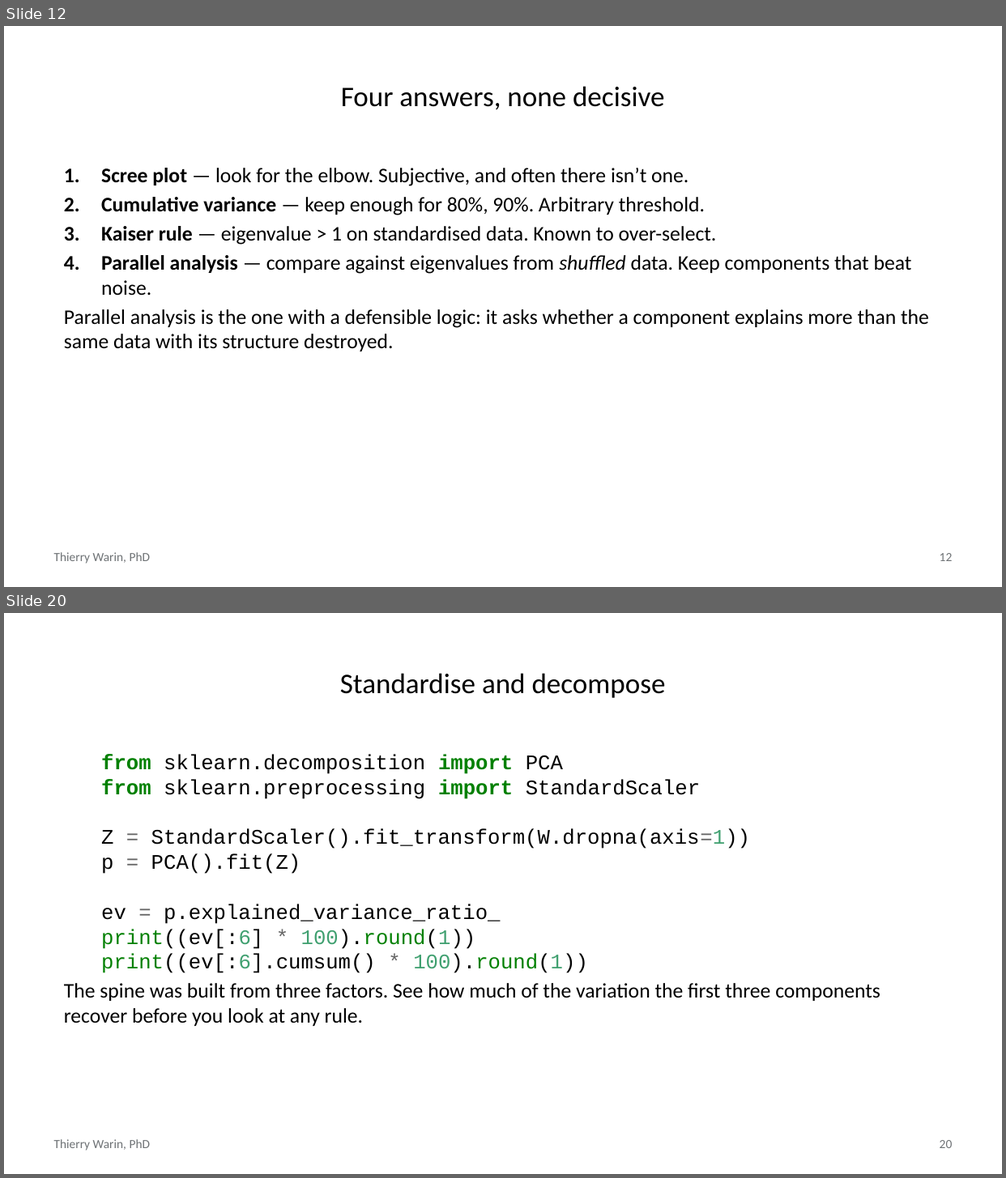
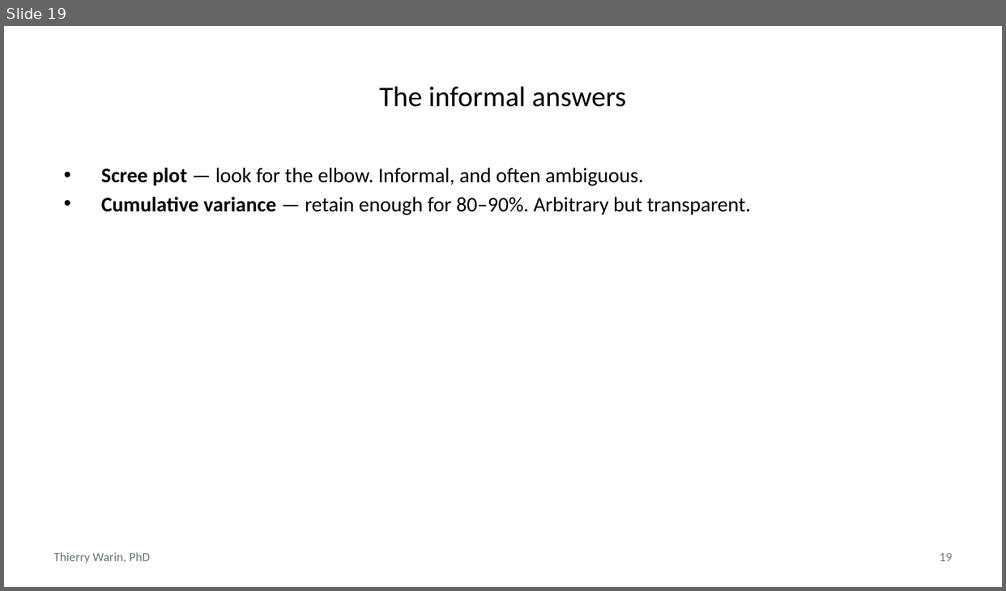
Before and after one commit to warint/quantitative-methods, a slide deck: 08-pca-and-factor-models/slides.pptx. Shown one above the other, each under a label of ours: slides 12 and 20 before the commit, slide 19 after it; the slides between them are not shown. The pictures are 1006x1178 and 1006x591 pixels, drawn with LibreOffice and Linux fonts; fonts in the diff are those of the drawing. Boxes give left, top, right and bottom in pixels: in the first picture for what was removed or moved away, otherwise in the second. Text is boxed around its words. In the diff, an @@ line names an element or a change of style, - is before the commit and + after.

```diff
--- a/08-pca-and-factor-models/slides.pptx
+++ b/08-pca-and-factor-models/slides.pptx
@@ slide 20 removed at (4, 613, 1002, 1174), background #FFFFFF; not listed: 2 template elements that a slide beside it also shows @@
@@ title removed at (340, 673, 666, 698) @@
-Standardise and decompose
@@ text removed at (64, 754, 880, 1026) @@
-from sklearn.decomposition import PCA
-from sklearn.preprocessing import StandardScaler
-Z = StandardScaler().fit_transform(W.dropna(axis=1))
-p = PCA().fit(Z)
-ev = p.explained_variance_ratio_
-print((ev[:6] * 100).round(1))
-print((ev[:6].cumsum() * 100).round(1))
-The spine was built from three factors. See how much of the variation the first three components recover before you look at any rule.
@@ what was slide 12 is now slide 19 @@
@@ slide 19 changed as well @@
@@ title at (379, 86, 626, 107): text changed @@
-Four answers, none decisive
+The informal answers
@@ text at (101, 168, 751, 216): text changed @@
-1. Scree plot — look for the elbow. Subjective, and often there isn’t one.
-2. Cumulative variance — keep enough for 80%, 90%. Arbitrary threshold.
-3. Kaiser rule — eigenvalue > 1 on standardised data. Known to over-select.
-4. Parallel analysis — compare against eigenvalues from shuffled data. Keep components that beat noise.
-Parallel analysis is the one with a defensible logic: it asks whether a component explains more than the same data with its structure destroyed.
+• Scree plot — look for the elbow. Informal, and often ambiguous.
+• Cumulative variance — retain enough for 80–90%. Arbitrary but transparent.
@@ page number at (940, 553, 953, 561): text changed @@
-12
+19
```
Also in this commit, not shown: 4 other slides changed, 22 slides added, 23 other slides removed, 3 other files.
